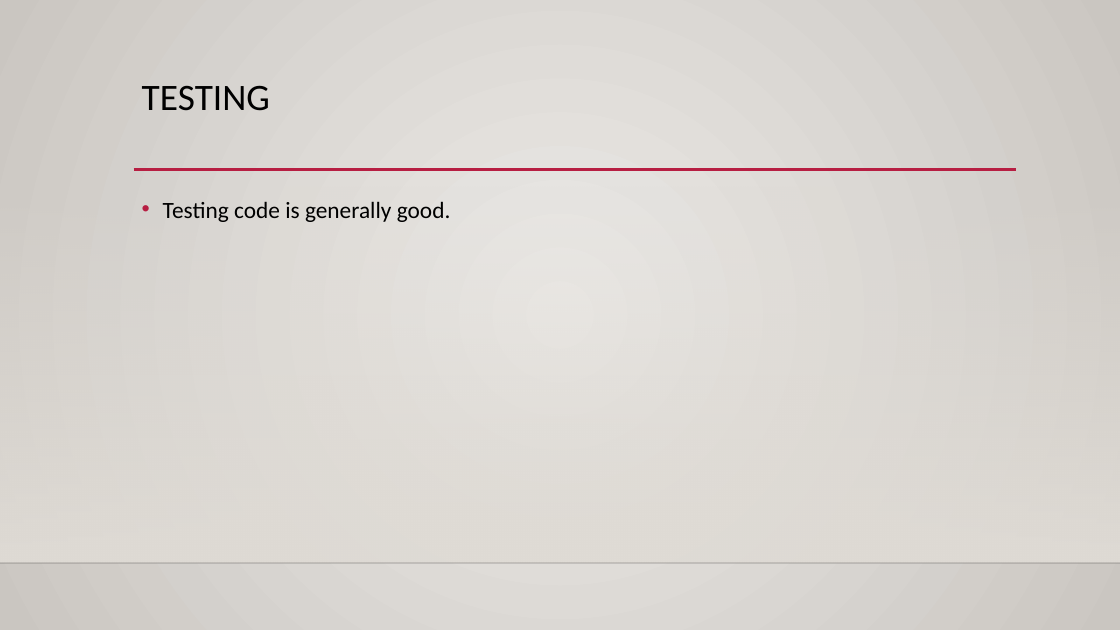
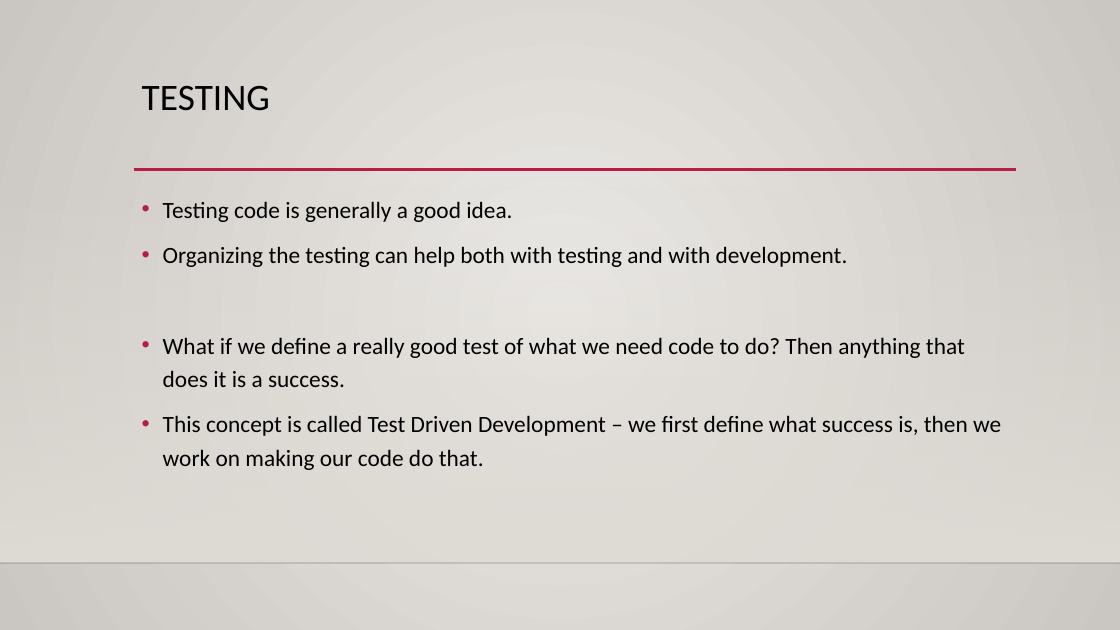
Before and after one commit to okohnkay/Programming_Basics_for_ML, a slide deck: slide 4 of course_material/slides/019_test_driven.pptx (slide 2 before the commit). Drawn at 1120x630 pixels with LibreOffice and Linux fonts; fonts in the diff are those of the drawing; background and template pictures are left out. Boxes give left, top, right and bottom in pixels: in the first picture for what was removed or moved away, otherwise in the second. Text is boxed around its words. In the diff, an @@ line names an element or a change of style, - is before the commit and + after.

```diff
--- a/course_material/slides/019_test_driven.pptx
+++ b/course_material/slides/019_test_driven.pptx
@@ text at <box>163,201,1001,470</box>: text changed @@
-• Testing code is generally good.
+• Testing code is generally a good idea.
+• Organizing the testing can help both with testing and with development.
+• What if we define a really good test of what we need code to do? Then anything that does it is a success.
+• This concept is called Test Driven Development – we first define what success is, then we work on making our code do that.
```
Also in this commit, not shown: 6 other slides changed, 4 slides added, 1 other file.
